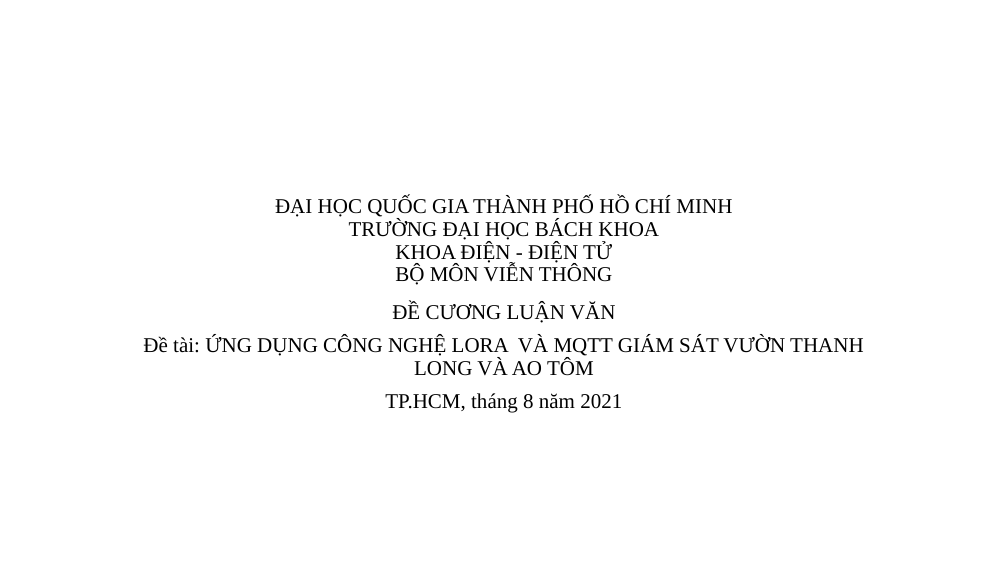
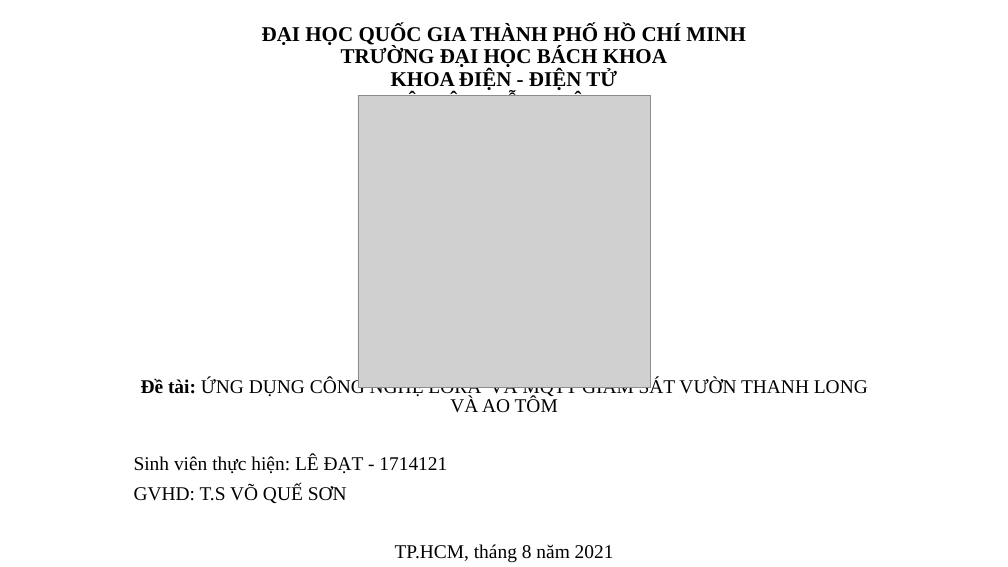
Before and after one commit to DatTwenty3/DCLV, a slide deck: slide 1 of PRESENTATION.pptx. Drawn at 1008x567 pixels with LibreOffice and Linux fonts; fonts in the diff are those of the drawing; grey boxes stand for pictures. Boxes give left, top, right and bottom in pixels: in the first picture for what was removed or moved away, otherwise in the second. Text is boxed around its words. In the diff, an @@ line names an element or a change of style, - is before the commit and + after.

Commit message:
Update slide ppt

```diff
--- a/PRESENTATION.pptx
+++ b/PRESENTATION.pptx
@@ title at (262,24,746,96): text changed; bold on @@
-ĐẠI HỌC QUỐC GIA THÀNH PHỐ HỒ CHÍ MINH
-TRƯỜNG ĐẠI HỌC BÁCH KHOA
-KHOA ĐIỆN - ĐIỆN TỬ
-BỘ MÔN VIỄN THÔNG
+ĐẠI HỌC QUỐC GIA THÀNH PHỐ HỒ CHÍ MINH
+TRƯỜNG ĐẠI HỌC BÁCH KHOA
+KHOA ĐIỆN - ĐIỆN TỬ
+BỘ MÔN VIỄN THÔNG
+---------oOo ---------
@@ picture added at (358,95,650,387) @@
@@ subtitle "ĐỀ CƯƠNG LUẬN VĂN": place and size @@
-subtitle "ĐỀ CƯƠNG LUẬN VĂN" at (143,303,864,413)
+subtitle "ĐỀ CƯƠNG LUẬN VĂN" at (134,379,868,562)
@@ subtitle at (141,379,868,562): size 20 to 22.2 pt in "ĐỀ CƯƠNG LUẬN VĂN"; bold on in "ĐỀ CƯƠNG LUẬN VĂN", "Đề tài:"; size 20 to 18.5 pt in "Đề tài: ỨNG DỤNG CÔNG NGHỆ LORA ...", "TP.HCM, tháng 8 năm 2021"; line spacing 0.9 to 0.8 @@
@@ subtitle at (134,456,447,503): paragraphs added @@
+Sinh viên thực hiện: LÊ ĐẠT - 1714121
+GVHD: T.S VÕ QUẾ SƠN
```
Also in this commit, not shown: 10 other slides changed, 1 slide added.
